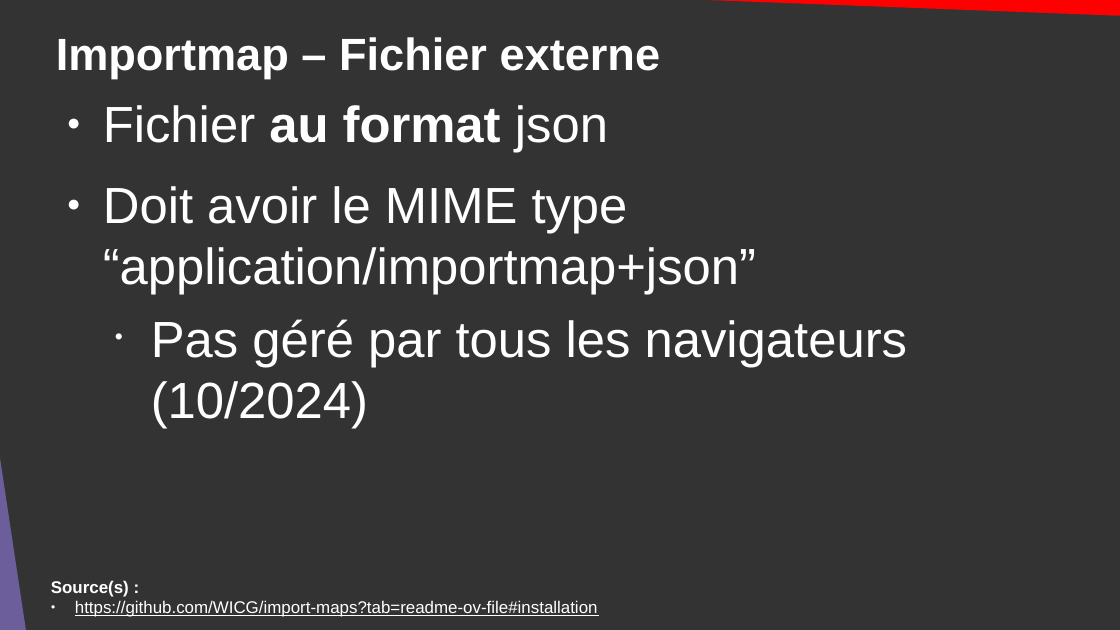
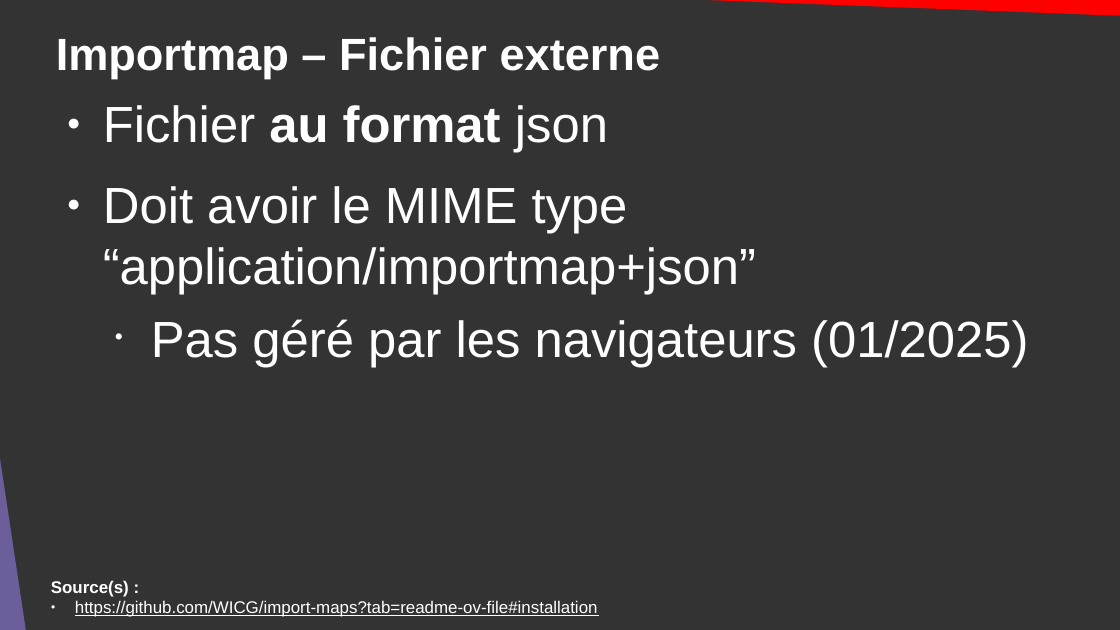
Before and after one commit to DanYellow/cours, a slide deck: slide 12 of developpement-web-et-dispositif-interactif-s6/travaux-pratiques/numero-3/presentation.odp. Drawn at 1120x630 pixels with LibreOffice and Linux fonts; fonts in the diff are those of the drawing. Boxes give left, top, right and bottom in pixels: in the first picture for what was removed or moved away, otherwise in the second. Text is boxed around its words. In the diff, an @@ line names an element or a change of style, - is before the commit and + after.

```diff
--- a/developpement-web-et-dispositif-interactif-s6/travaux-pratiques/numero-3/presentation.odp
+++ b/developpement-web-et-dispositif-interactif-s6/travaux-pratiques/numero-3/presentation.odp
@@ text at <box>151,319,1028,367</box>: text changed @@
-  • Pas géré par tous les navigateurs (10/2024)
+  • Pas géré par les navigateurs (01/2025)
```
Also in this commit, not shown: 4 other slides changed, 1 other file.
